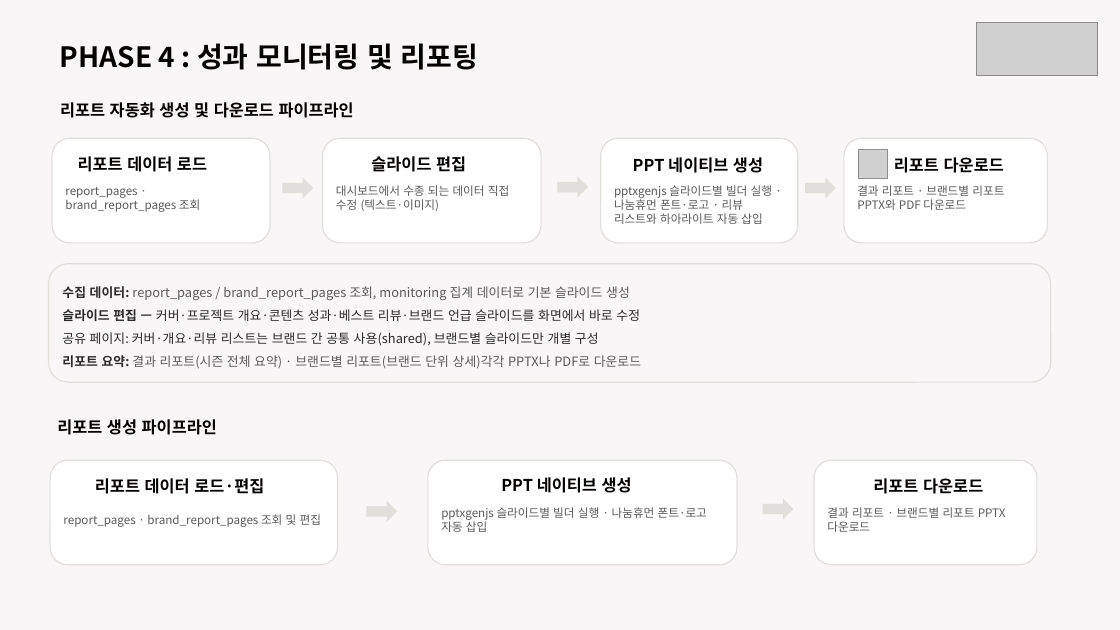
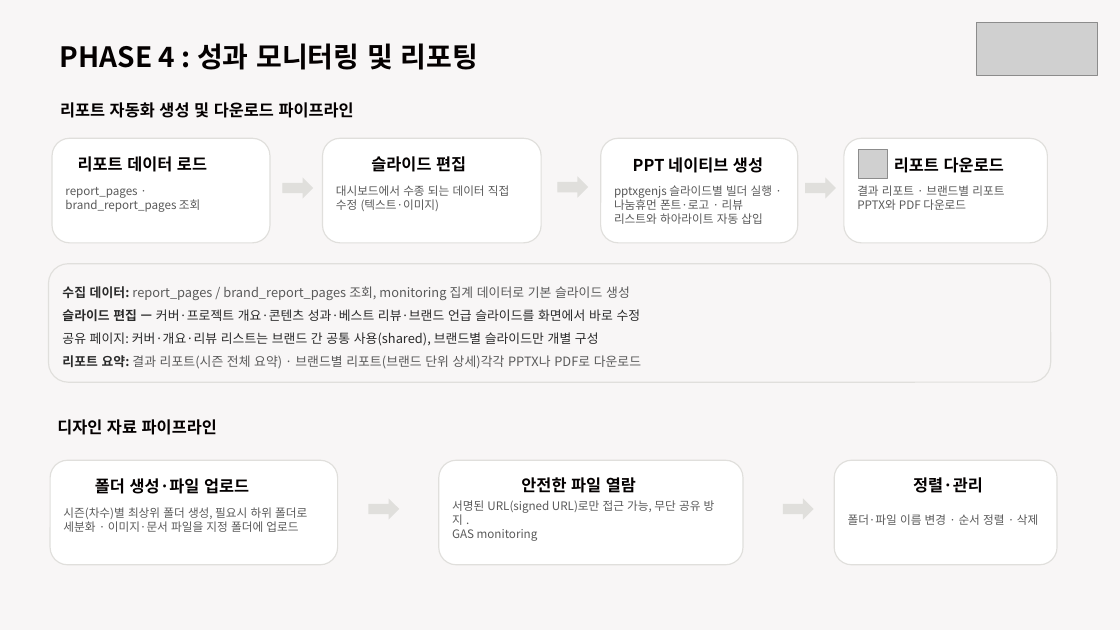
Before and after one commit to kaydeeloka/collab-net, a slide deck: slide 13 of docs/[Mi Muse] 대시보드 자동화 시스템.pptx. Drawn at 1120x630 pixels with LibreOffice and Linux fonts; fonts in the diff are those of the drawing; grey boxes stand for pictures. Boxes give left, top, right and bottom in pixels: in the first picture for what was removed or moved away, otherwise in the second. Text is boxed around its words. In the diff, an @@ line names an element or a change of style, - is before the commit and + after.

```diff
--- a/docs/[Mi Muse] 대시보드 자동화 시스템.pptx
+++ b/docs/[Mi Muse] 대시보드 자동화 시스템.pptx
@@ text at (57, 419, 217, 435): text changed @@
-리포트 생성 파이프라인
+디자인 자료 파이프라인
@@ text at (95, 478, 249, 494): text changed @@
-리포트 데이터 로드·편집
+폴더 생성·파일 업로드
@@ rounded rectangle "서명된 URL(signed URL)로만 접근 가능, ...": place and size @@
-rounded rectangle "서명된 URL(signed URL)로만 접근 가능, ..." at (428, 460, 737, 565)
+rounded rectangle "서명된 URL(signed URL)로만 접근 가능, ..." at (439, 460, 743, 565)
@@ text at (521, 477, 636, 493): text changed @@
-PPT 네이티브 생성
+안전한 파일 열람
@@ rounded rectangle "폴더·파일 이름 변경 · 순서 ...": place and size @@
-rounded rectangle "폴더·파일 이름 변경 · 순서 ..." at (814, 460, 1037, 565)
+rounded rectangle "폴더·파일 이름 변경 · 순서 ..." at (834, 460, 1057, 565)
@@ text at (913, 477, 983, 493): text changed @@
-리포트 다운로드
+정렬·관리
@@ text in rounded rectangle at (63, 507, 307, 532): text changed @@
-report_pages · brand_report_pages 조회 및 편집
+시즌(차수)별 최상위 폴더 생성, 필요시 하위 폴더로 세분화 · 이미지·문서 파일을 지정 폴더에 업로드
@@ text in rounded rectangle at (452, 500, 715, 541): text changed @@
-pptxgenjs 슬라이드별 빌더 실행 · 나눔휴먼 폰트·로고 자동 삽입
+서명된 URL(signed URL)로만 접근 가능, 무단 공유 방지 .
+GAS monitoring
@@ right arrow: place and size @@
-right arrow at (764, 500, 793, 518)
+right arrow at (784, 500, 813, 518)
@@ text in rounded rectangle at (848, 514, 1038, 525): text changed @@
-결과 리포트 · 브랜드별 리포트 PPTX 다운로드
+폴더·파일 이름 변경 · 순서 정렬 · 삭제
```
Also in this commit, not shown: 9 other slides changed, 2 slides added, 2 slides removed, 6 other files.
